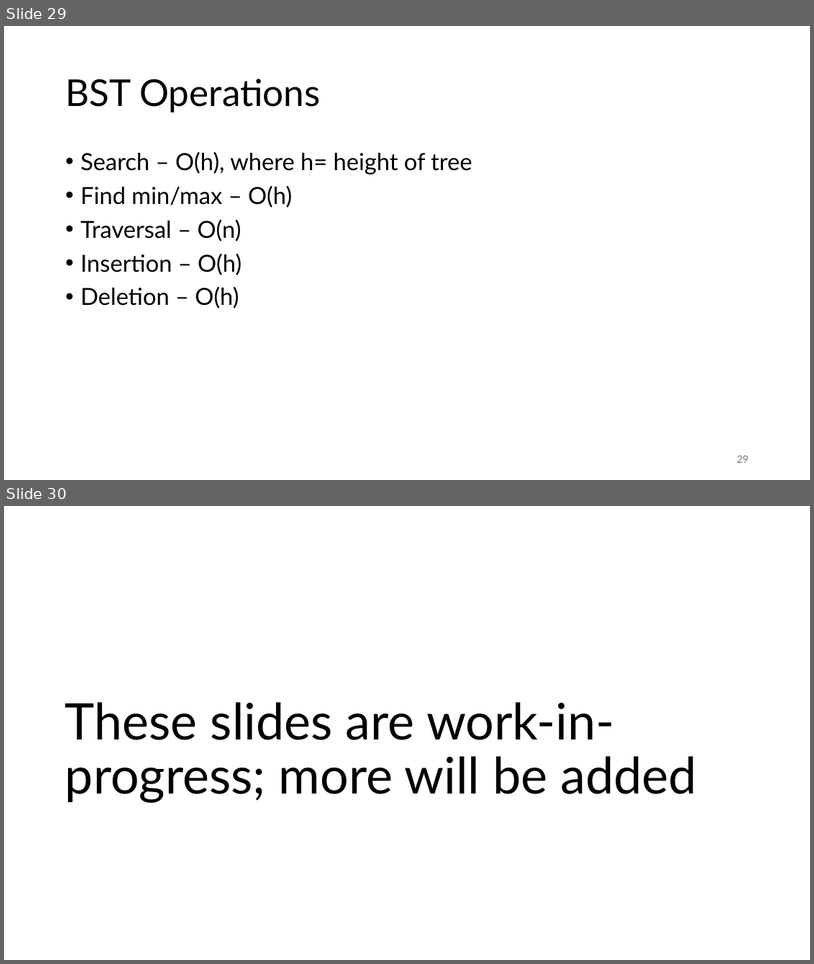
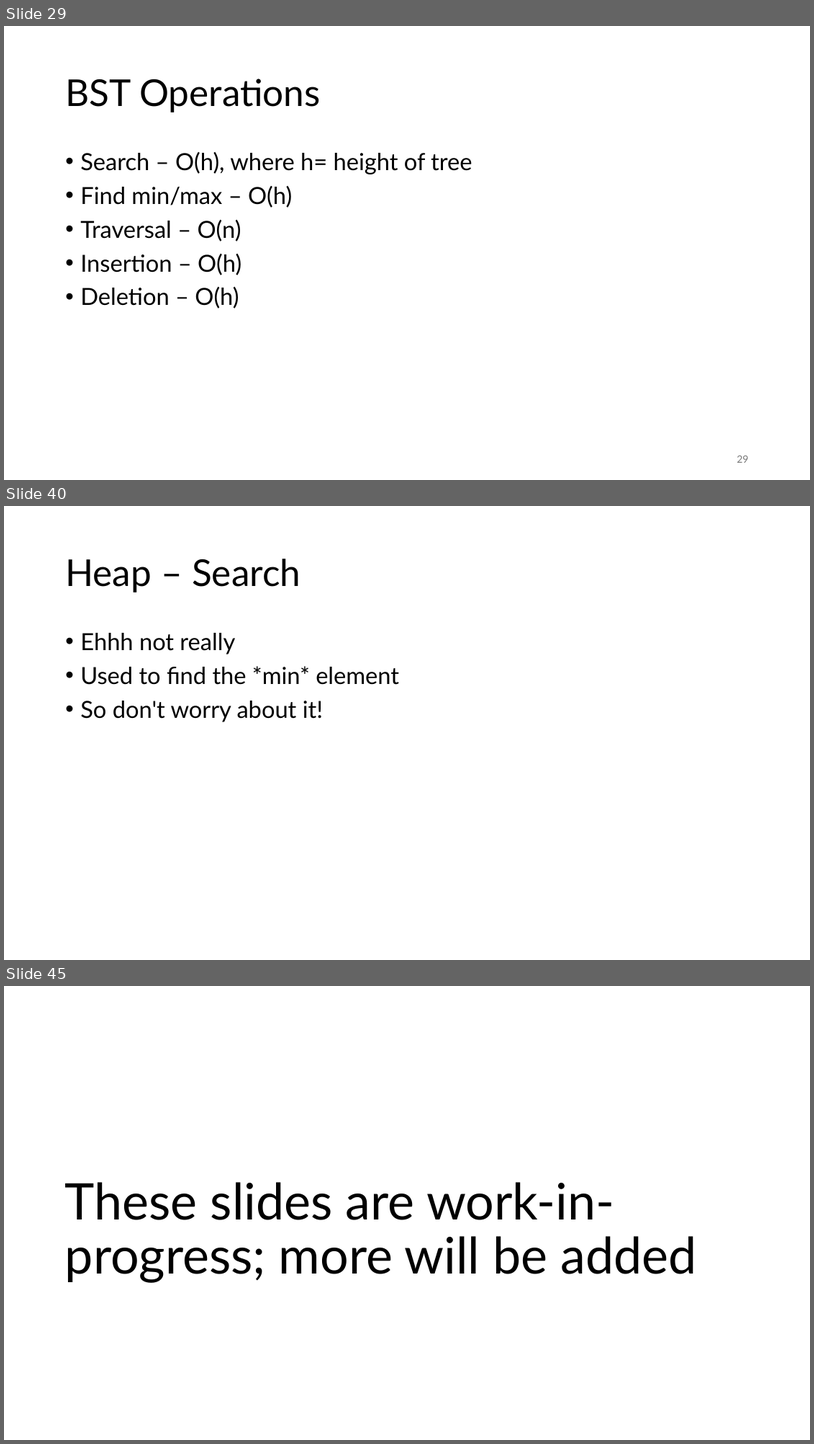
Before and after one commit to SMC-CS-374-Sp26/Unit-2-Data-Structures, a slide deck: 374 DS in detail.pptx. Shown one above the other, each under a label of ours: slides 29 and 30 before the commit, slides 29, 40 and 45 after it; the slides between them are not shown. The pictures are 814x964 and 814x1444 pixels, drawn with LibreOffice and Linux fonts; fonts in the diff are those of the drawing. Boxes give left, top, right and bottom in pixels: in the first picture for what was removed or moved away, otherwise in the second. Text is boxed around its words. In the diff, an @@ line names an element or a change of style, - is before the commit and + after.

```diff
--- a/374 DS in detail.pptx
+++ b/374 DS in detail.pptx
@@ slide 40 added at [4,506,810,960], background #FFFFFF @@
@@ title added at [65,559,301,592], 44 pt, text #000000 @@
+Heap – Search
@@ text added at [80,633,399,722], 28 pt, text #000000 @@
+• Ehhh not really
+• Used to find the *min* element
+• So don't worry about it!
@@ what was slide 30 is now slide 45 @@
```
Also in this commit, not shown: 14 other slides added, 1 other file.
